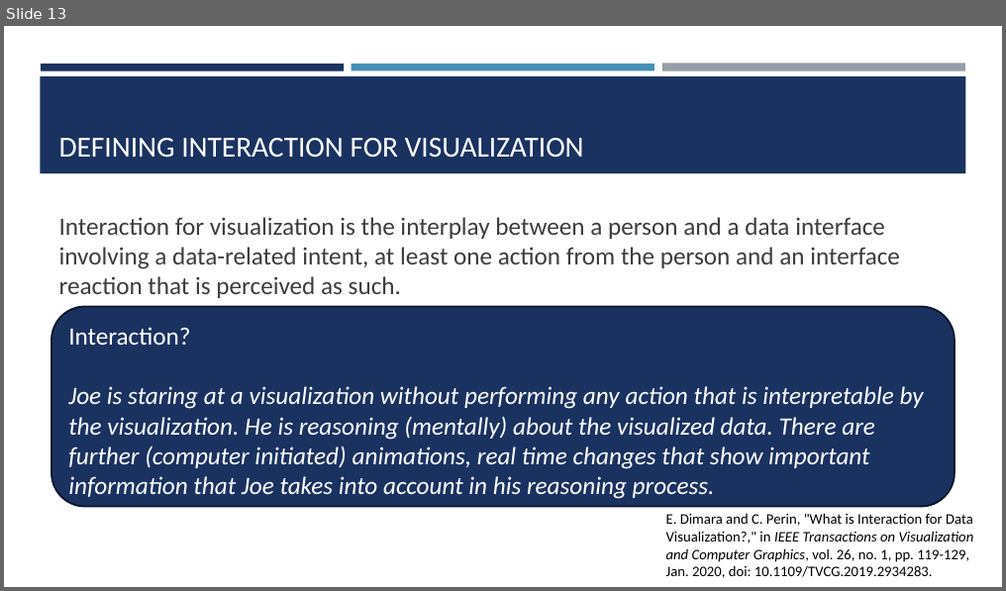
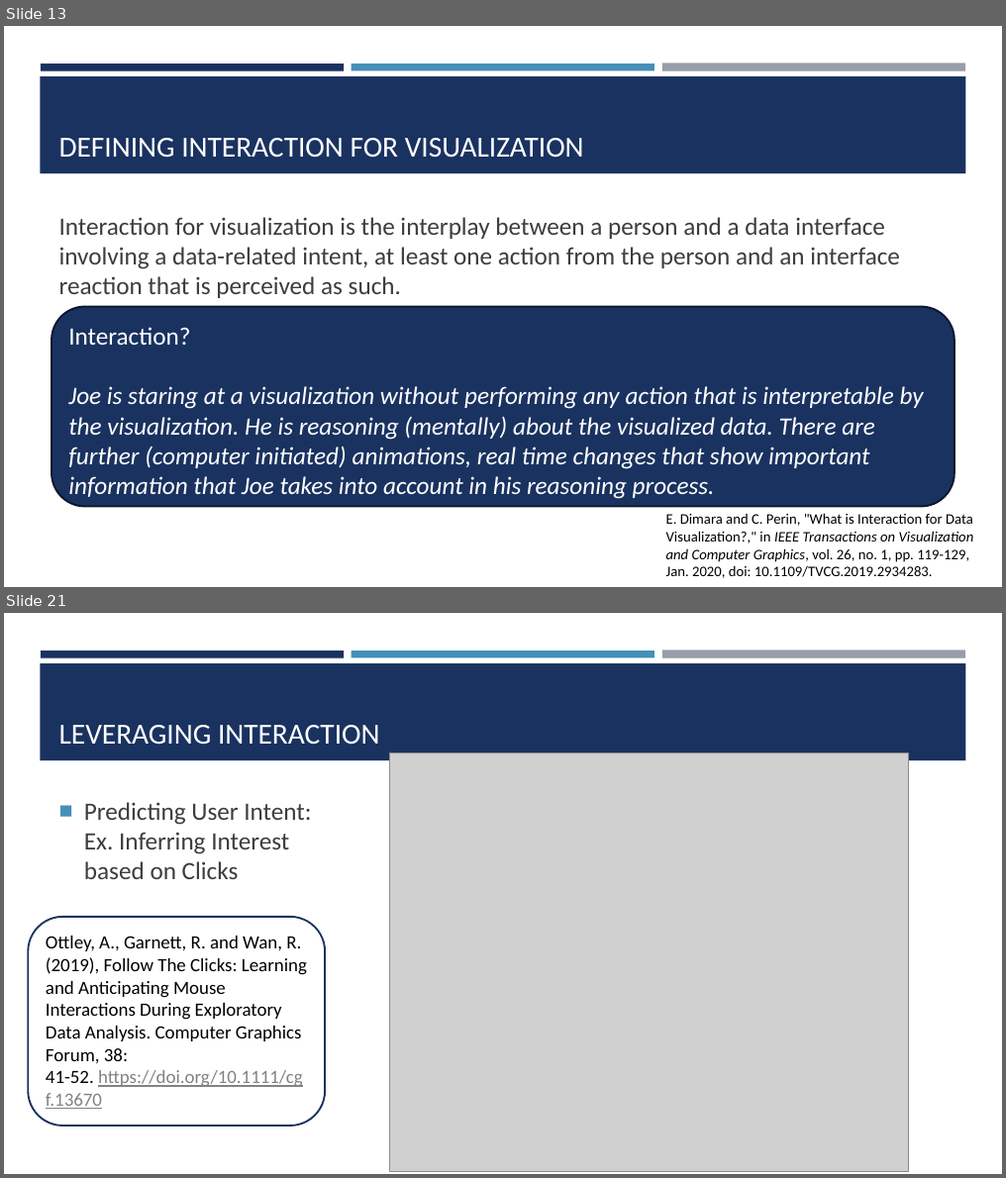
Before and after one commit to amosca01/SDS-CSC235, a slide deck: slides/05-interaction.pptx. Shown one above the other, each under a label of ours: slide 13 before the commit, slides 13 and 21 after it; the slides between them are not shown. The pictures are 1006x591 and 1006x1178 pixels, drawn with LibreOffice and Linux fonts; fonts in the diff are those of the drawing; grey boxes stand for pictures. Boxes give left, top, right and bottom in pixels: in the first picture for what was removed or moved away, otherwise in the second. Text is boxed around its words. In the diff, an @@ line names an element or a change of style, - is before the commit and + after.

Commit message:
interaction

```diff
--- a/slides/05-interaction.pptx
+++ b/slides/05-interaction.pptx
@@ slide 21 added at (x1=4, y1=613, x2=1002, y2=1174), background #FFFFFF; not listed: 4 template elements that a slide beside it also shows @@
@@ title added at (x1=59, y1=725, x2=380, y2=745), 28 pt, text #FFFFFF @@
+LEVERAGING INTERACTION
@@ picture added at (x1=390, y1=753, x2=909, y2=1172) @@
@@ text added at (x1=84, y1=802, x2=311, y2=879), 24 pt, text #3D3D3D @@
+■ Predicting User Intent: Ex. Inferring Interest based on Clicks
@@ rounded rectangle added at (x1=28, y1=917, x2=325, y2=1126), fill #FFFFFF, outline #1A3260 1.75 pt, 18 pt, text #000000 @@
+Ottley, A., Garnett, R. and Wan, R. (2019), Follow The Clicks: Learning and Anticipating Mouse Interactions During Exploratory Data Analysis. Computer Graphics Forum, 38: 41-52. https://doi.org/10.1111/cgf.13670
```
Also in this commit, not shown: 1 slide changed, 13 other slides added, 5 other files.
